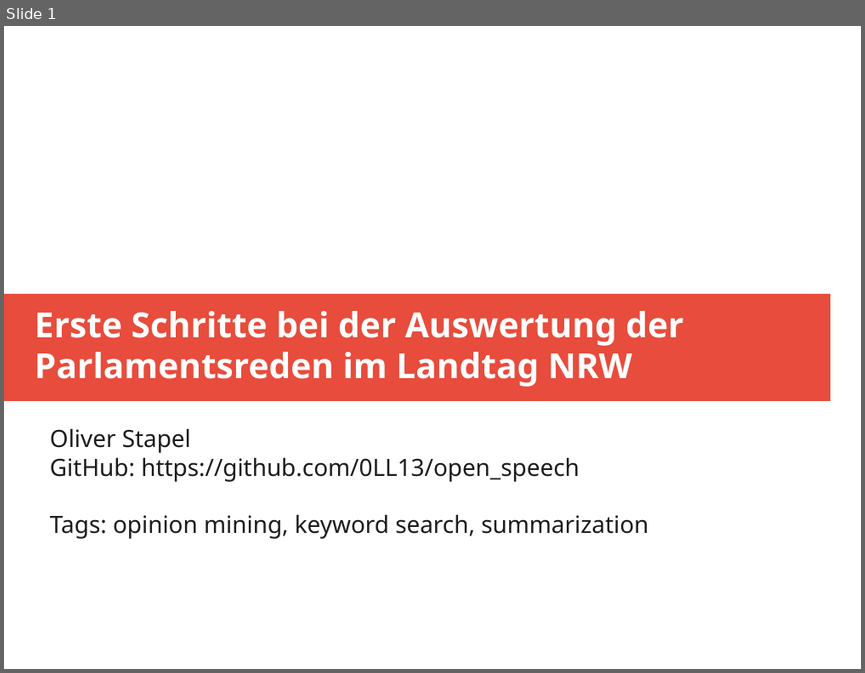
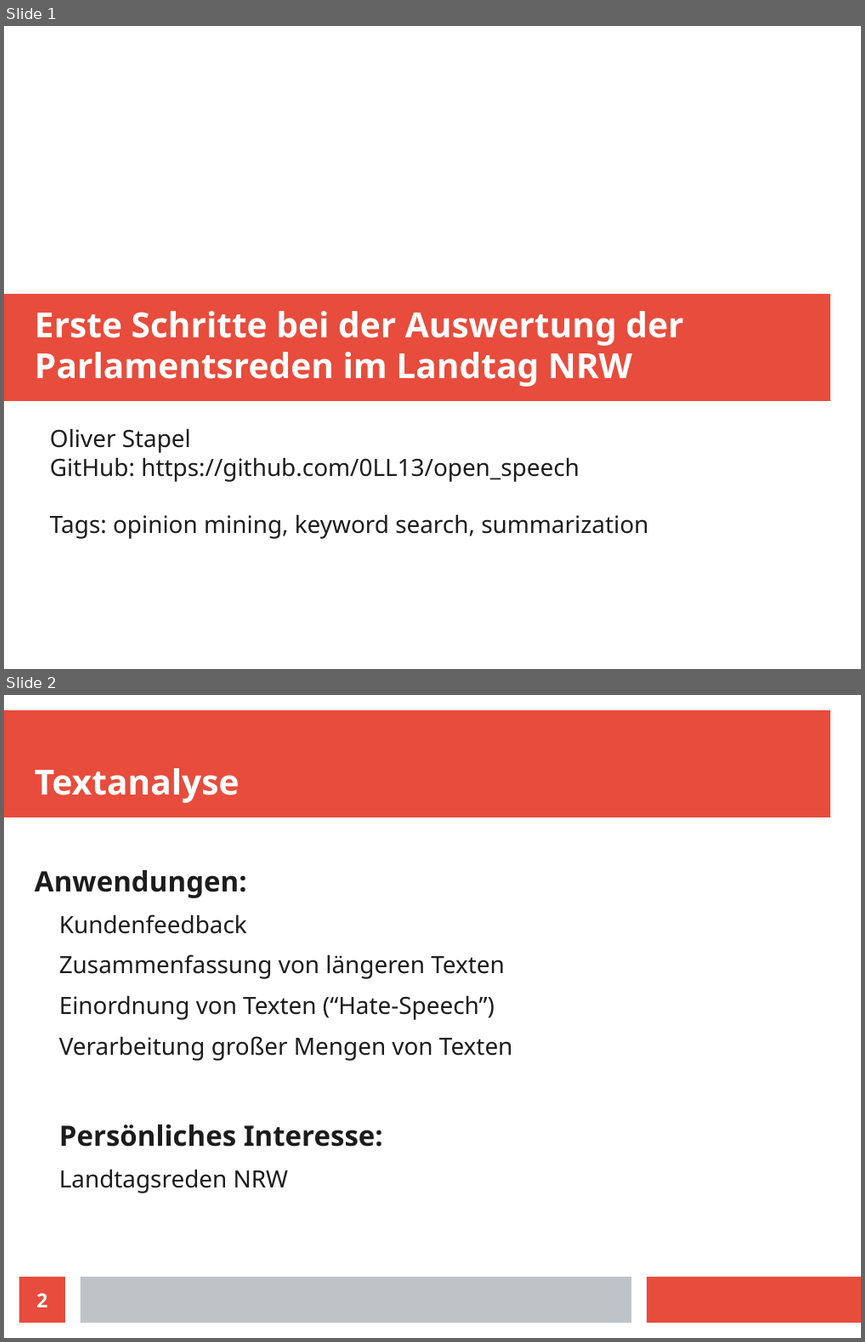
Before and after one commit to 0LL13/open_speech, a slide deck: speech_analysis.odp. Shown one above the other, each under a label of ours: slide 1 before the commit, slides 1 and 2 after it. The pictures are 865x673 and 865x1342 pixels, drawn with LibreOffice and Linux fonts; fonts in the diff are those of the drawing. Boxes give left, top, right and bottom in pixels: in the first picture for what was removed or moved away, otherwise in the second. Text is boxed around its words. In the diff, an @@ line names an element or a change of style, - is before the commit and + after.

```diff
--- a/speech_analysis.odp
+++ b/speech_analysis.odp
@@ slide 2 added at (x1=4, y1=695, x2=861, y2=1338), background #FFFFFF @@
@@ rectangle added at (x1=4, y1=710, x2=830, y2=818), fill #E74C3C @@
@@ title added at (x1=35, y1=768, x2=239, y2=803), 32 pt, text #FFFFFF, bold @@
+Textanalyse
@@ text added at (x1=35, y1=870, x2=513, y2=1193), 22 pt, text #1C1C1C @@
+Anwendungen:
+  Kundenfeedback
+  Zusammenfassung von längeren Texten
+  Einordnung von Texten (“Hate-Speech”)
+  Verarbeitung großer Mengen von Texten
+Persönliches Interesse:
+  Landtagsreden NRW
@@ page number added at (x1=19, y1=1276, x2=65, y2=1322), fill #E74C3C, 18 pt, text #FFFFFF, bold @@
+2
@@ rectangle added at (x1=80, y1=1276, x2=631, y2=1322), fill #BDC3C7 @@
@@ rectangle added at (x1=647, y1=1276, x2=861, y2=1322), fill #E74C3C @@
```
Also in this commit, not shown: 1 other slide added, 2 slides removed, 7 other files.
